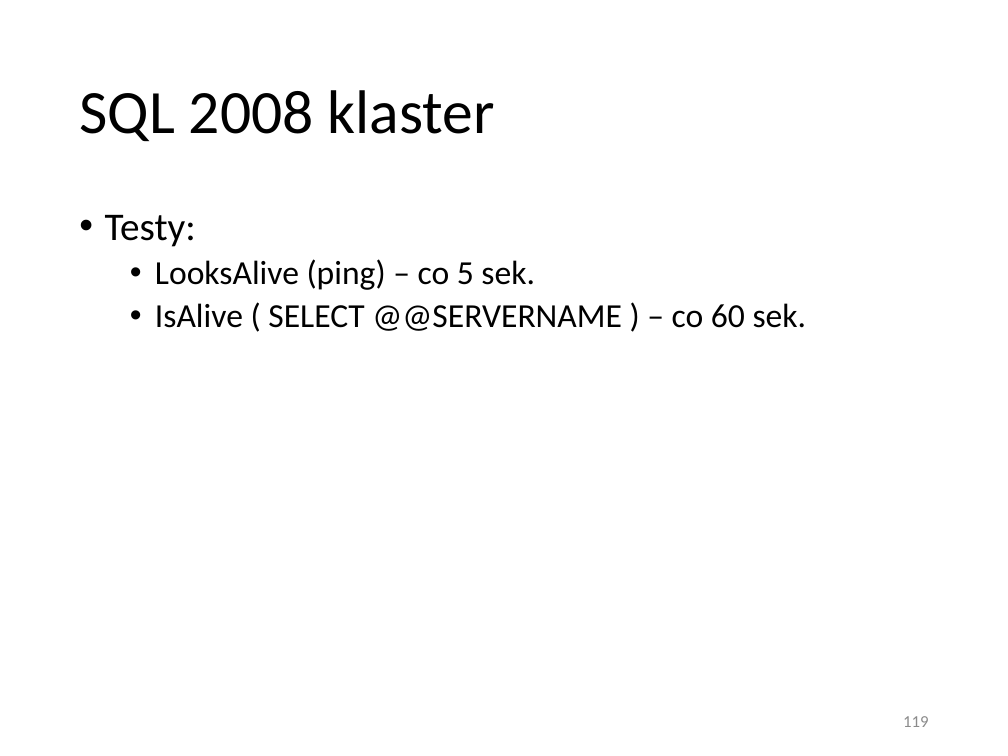
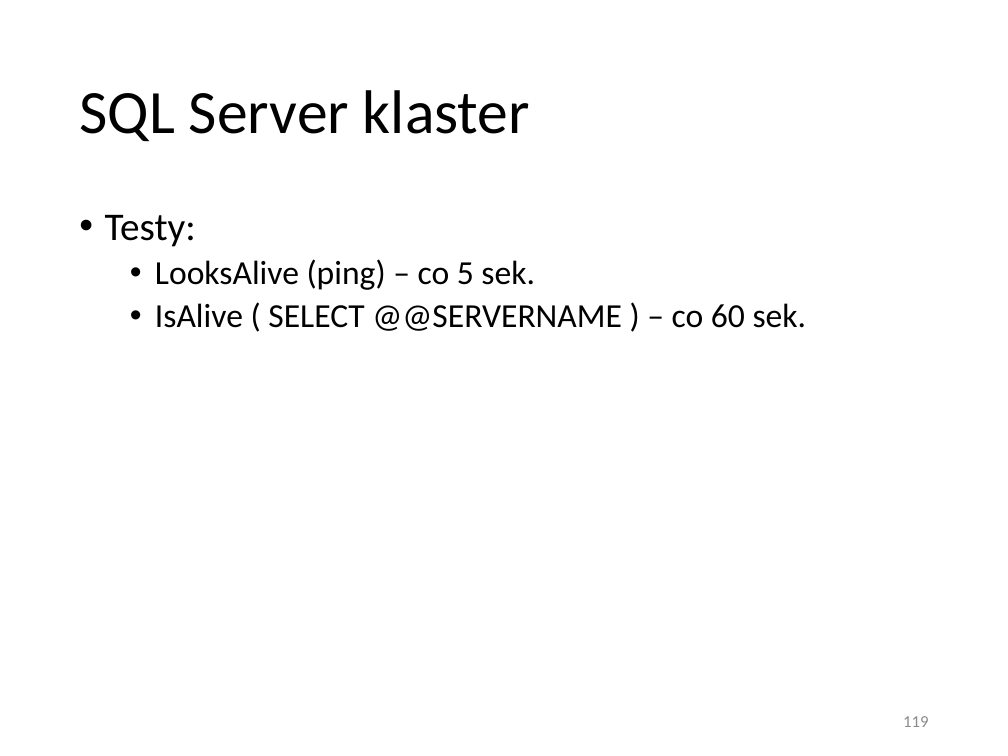
Before and after one commit to gstolecki/SQL-Server-Administracja, a slide deck: slide 119 of Microsoft SQL Server - administracja v2.pptx. Drawn at 1008x756 pixels with LibreOffice and Linux fonts; fonts in the diff are those of the drawing. Boxes give left, top, right and bottom in pixels: in the first picture for what was removed or moved away, otherwise in the second. Text is boxed around its words. In the diff, an @@ line names an element or a change of style, - is before the commit and + after.

```diff
--- a/Microsoft SQL Server - administracja v2.pptx
+++ b/Microsoft SQL Server - administracja v2.pptx
@@ title at box(79, 90, 530, 141): text changed @@
-SQL 2008 klaster
+SQL Server klaster
```
Also in this commit, not shown: 2 other slides changed.
